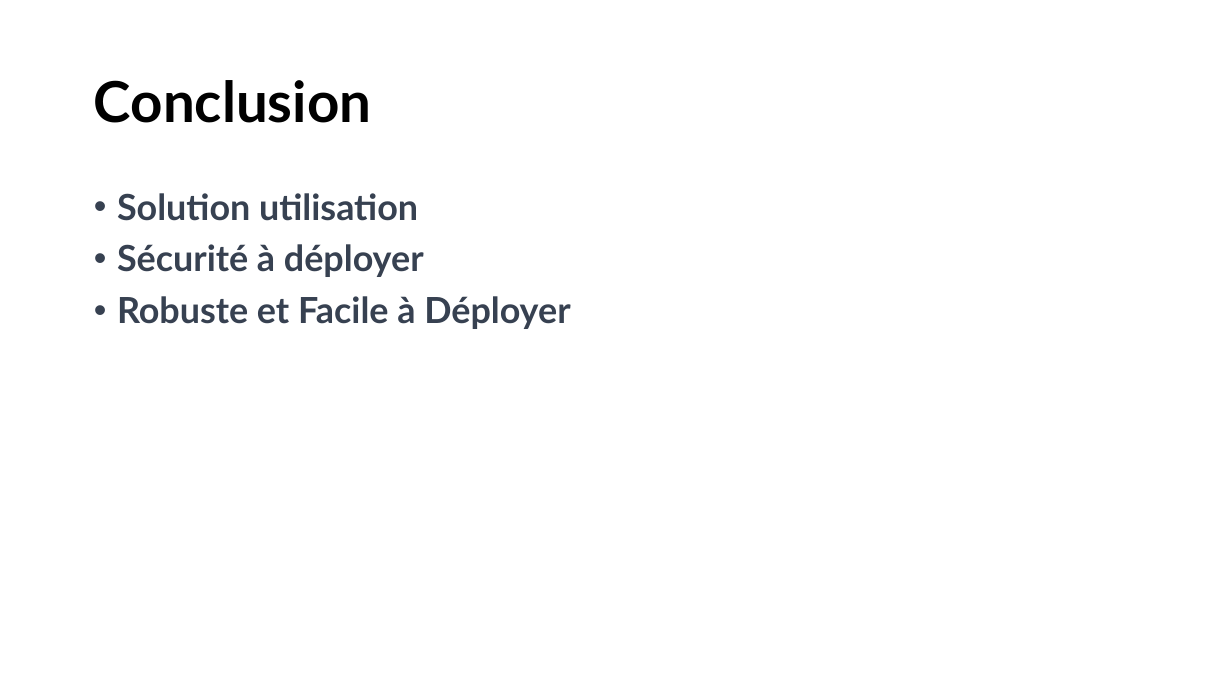
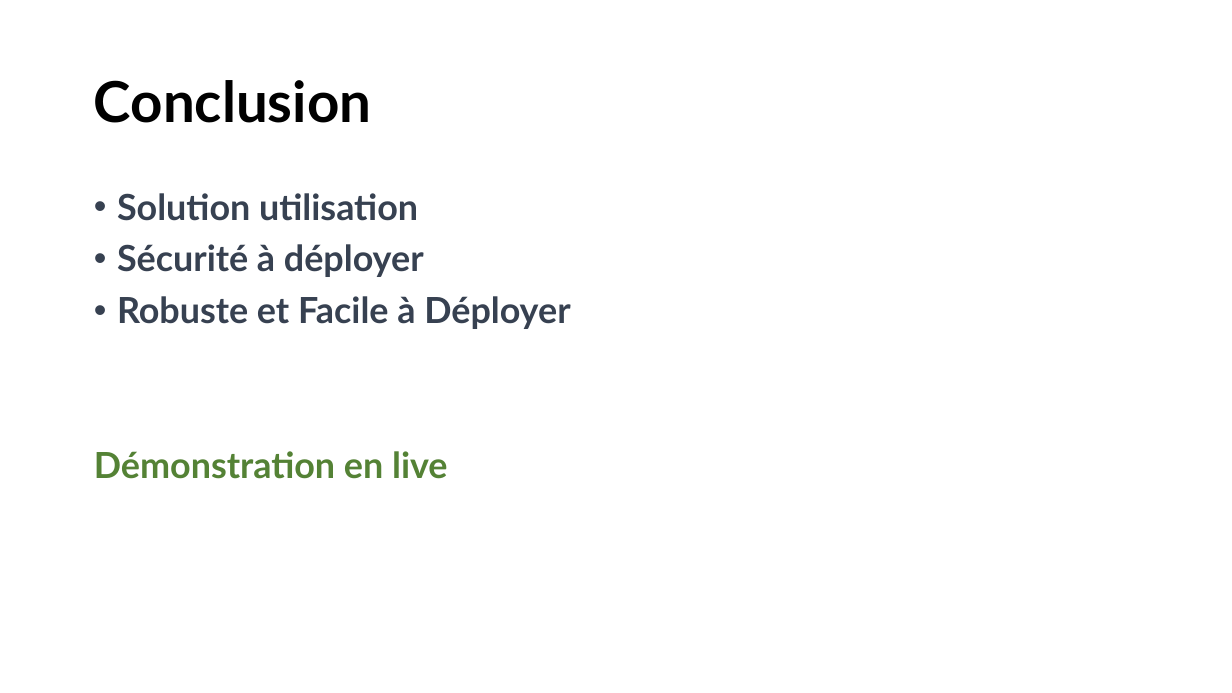
Before and after one commit to Theodrosrun/bdr-projet, a slide deck: slide 10 of Présentation.pptx. Drawn at 1232x693 pixels with LibreOffice and Linux fonts; fonts in the diff are those of the drawing. Boxes give left, top, right and bottom in pixels: in the first picture for what was removed or moved away, otherwise in the second. Text is boxed around its words. In the diff, an @@ line names an element or a change of style, - is before the commit and + after.

```diff
--- a/Présentation.pptx
+++ b/Présentation.pptx
@@ text at box(94, 451, 448, 479): paragraph added @@
+Démonstration en live
```
Also in this commit, not shown: 5 other slides changed.
